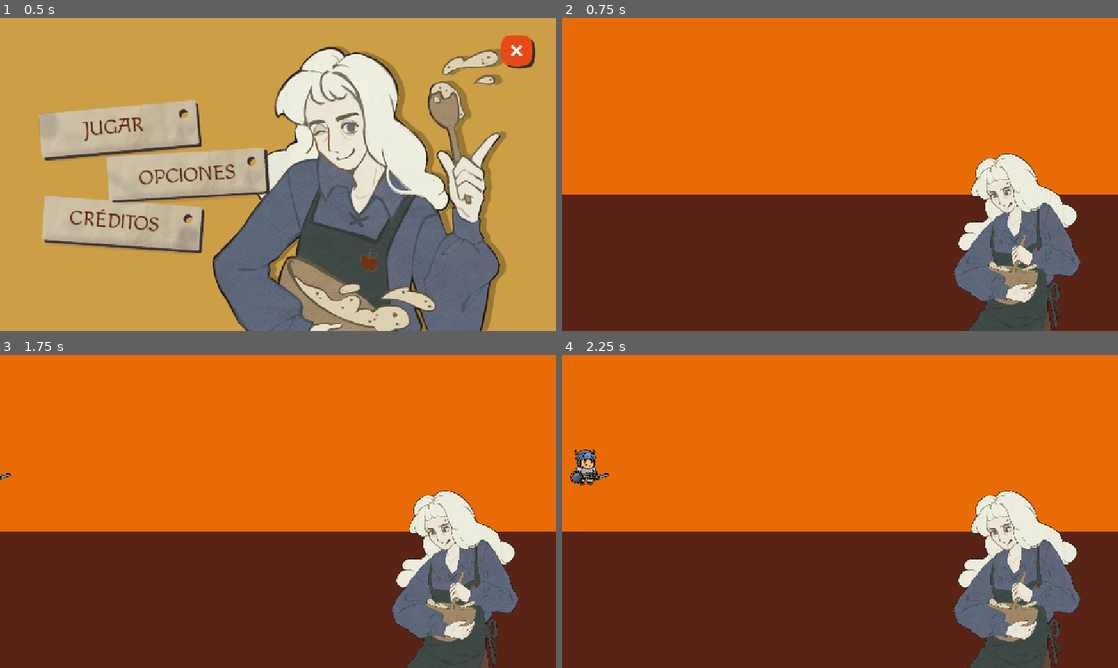
Above: before the commit, frames 1-4 (two rows, left to right).
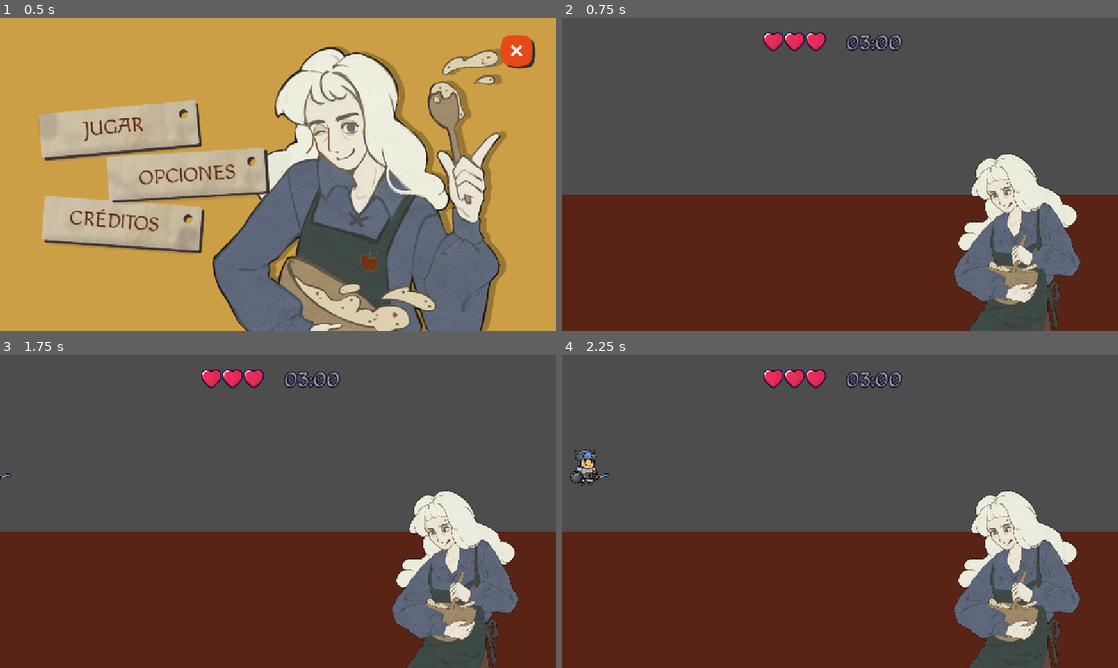
Above: after the commit, the same moments.

Repository: shiara0312/SandaGameJam2025
Game: Godot game, scene res://MainScene.tscn
Same seed, same stepped clock (60 frames per second), same inputs: the game is played once before the commit and once after it.
Inputs:
- Up to frame 1 (0.5 s): no input
- Up to frame 2 (0.75 s): click "JUGAR" at 0.5 s
- Up to frame 3 (1.75 s): tap Enter at 1.25 s
- Up to frame 4 (2.25 s): no input

Frame 1 is identical in both runs. In frame 2, 55% of the frame differs, in the area x 0-100%, y 0-57%; in frame 3, 55%; in frame 4, 55%.

Commit message:
feat: hud agregado con 3 vidas y 3 minutos

Diff:
--- a/sandagamejam/scenes/PastryLevel1.tscn
+++ b/sandagamejam/scenes/levels/PastryLevel1.tscn
@@ -1,9 +1,8 @@
-[gd_scene load_steps=5 format=3 uid="uid://c360ti54la3sr"]
+[gd_scene load_steps=4 format=3 uid="uid://c360ti54la3sr"]
 
-[ext_resource type="Script" uid="uid://bsj6xfu8y1qhc" path="res://scripts/levels/cafe_level_1.gd" id="1_74nrv"]
-[ext_resource type="Texture2D" uid="uid://gxf8kno1qwh3" path="res://assets/backgrounds/Cocina.png" id="2_dsxrl"]
-[ext_resource type="Texture2D" uid="uid://vfi4fs01bg4l" path="res://assets/backgrounds/Barra.png" id="3_mmns1"]
-[ext_resource type="Texture2D" uid="uid://b3vhhtxb4ksiu" path="res://assets/sprites/newtown/Newton_cocinando.png" id="4_mmns1"]
+[ext_resource type="Script" uid="uid://bsj6xfu8y1qhc" path="res://scripts/levels/cafe_level_1.gd" id="1_aov3q"]
+[ext_resource type="Texture2D" uid="uid://vfi4fs01bg4l" path="res://assets/backgrounds/Barra.png" id="2_g7lon"]
+[ext_resource type="Texture2D" uid="uid://b3vhhtxb4ksiu" path="res://assets/sprites/newtown/Newton_cocinando.png" id="3_xqapu"]
 
 [node name="PastryLevel1" type="Control"]
 layout_mode = 3
@@ -21,7 +20,6 @@
 anchor_bottom = 1.0
 grow_horizontal = 2
 grow_vertical = 2
-texture = ExtResource("2_dsxrl")
 
 [node name="Personajes" type="Node2D" parent="."]
 
@@ -30,14 +28,15 @@
 offset_top = 365.0
 offset_right = 1152.0
 offset_bottom = 648.0
-texture = ExtResource("3_mmns1")
+texture = ExtResource("2_g7lon")
 
 [node name="Newton" type="Sprite2D" parent="."]
 position = Vector2(943, 441)
 scale = Vector2(0.175, 0.175)
-texture = ExtResource("4_mmns1")
+texture = ExtResource("3_xqapu")
 
 [node name="MinijuegoLayer" type="CanvasLayer" parent="."]
 visible = false
 
 [node name="UILayer" type="CanvasLayer" parent="."]
+visible = false
--- /dev/null
+++ b/sandagamejam/scenes/ui/UILayer.tscn
@@ -0,0 +1,81 @@
+[gd_scene load_steps=7 format=3 uid="uid://bubpqw3sw6cvj"]
+
+[ext_resource type="Script" uid="uid://d0bteqdbb1gsl" path="res://scripts/ui_layer.gd" id="1_nbl3c"]
+[ext_resource type="Script" uid="uid://ty3s5g4vlkh6" path="res://scripts/ui/game_hud.gd" id="2_namiw"]
+[ext_resource type="Texture2D" uid="uid://duniyo2px7i6w" path="res://assets/UI/heart_full.png" id="2_p1e30"]
+[ext_resource type="Texture2D" uid="uid://sh5qv0xi74q8" path="res://assets/UI/heart_empty.png" id="4_1xo4o"]
+[ext_resource type="FontFile" uid="uid://bvsvwfxvm3l51" path="res://assets/fonts/Macondo/Macondo-Regular.ttf" id="5_1xo4o"]
+
+[sub_resource type="LabelSettings" id="LabelSettings_6a45y"]
+line_spacing = 0.0
+font = ExtResource("5_1xo4o")
+font_size = 45
+font_color = Color(0.650724, 0.618739, 0.566123, 1)
+outline_size = 9
+outline_color = Color(0.0156863, 0.0156863, 0.211765, 1)
+
+[node name="UILayer" type="CanvasLayer"]
+layer = 10
+script = ExtResource("1_nbl3c")
+
+[node name="GameHUD" type="Control" parent="."]
+z_index = 10
+layout_mode = 3
+anchors_preset = 15
+anchor_right = 1.0
+anchor_bottom = 1.0
+grow_horizontal = 2
+grow_vertical = 2
+mouse_filter = 2
+script = ExtResource("2_namiw")
+full_heart = ExtResource("2_p1e30")
+empty_heart = ExtResource("4_1xo4o")
+
+[node name="HUDContainer" type="HBoxContainer" parent="GameHUD"]
+z_index = 10
+custom_minimum_size = Vector2(275, 50)
+layout_mode = 2
+offset_left = 416.5
+offset_top = 15.0
+offset_right = 703.5
+offset_bottom = 79.0
+grow_horizontal = 2
+grow_vertical = 2
+theme_override_constants/separation = 2
+
+[node name="Heart1" type="TextureRect" parent="GameHUD/HUDContainer"]
+z_index = 2
+custom_minimum_size = Vector2(42, 42)
+layout_mode = 2
+texture = ExtResource("2_p1e30")
+expand_mode = 1
+stretch_mode = 5
+
+[node name="Heart2" type="TextureRect" parent="GameHUD/HUDContainer"]
+z_index = 2
+custom_minimum_size = Vector2(42, 42)
+layout_mode = 2
+texture = ExtResource("2_p1e30")
+expand_mode = 1
+stretch_mode = 5
+
+[node name="Heart3" type="TextureRect" parent="GameHUD/HUDContainer"]
+z_index = 2
+custom_minimum_size = Vector2(42, 42)
+layout_mode = 2
+texture = ExtResource("2_p1e30")
+expand_mode = 1
+stretch_mode = 5
+
+[node name="Spacer" type="Control" parent="GameHUD/HUDContainer"]
+z_index = 2
+custom_minimum_size = Vector2(38, 0)
+layout_mode = 2
+
+[node name="TimerLabel" type="Label" parent="GameHUD/HUDContainer"]
+z_index = 2
+layout_mode = 2
+size_flags_vertical = 8
+text = "03:00"
+label_settings = SubResource("LabelSettings_6a45y")
+horizontal_alignment = 1
--- a/sandagamejam/scripts/customer/customer.gd
+++ b/sandagamejam/scripts/customer/customer.gd
@@ -15,7 +15,6 @@
 
 # Desde CafeLevel1:
 func move_to(target_position: Vector2) -> void:
-	print("move to.. ", target_position)
 	var dist := (target_position - position).length()
 	var tween = get_tree().create_tween()
 	tween.tween_property(self, "position", target_position, dist / speed)
--- a/sandagamejam/scripts/global_manager.gd
+++ b/sandagamejam/scripts/global_manager.gd
@@ -1,12 +1,27 @@
 extends Node
 
+var lives = 3
+var time_in_min = 3
 var is_game_started : bool = false
 var game_language : String = "es" # pueden ser "en", "fr".
 var customers_to_serve: Array = []
 var satisfied_customers: Array = []
 
+func _ready():
+	pass
+
 func start_game():
+	print("GAME HAS STARTED")
 	is_game_started = true
+
+	# Instanciamos UILayer solo después de cambiar a la escena de juego
+	_init_ui_after_scene_change()
+
+func _init_ui_after_scene_change():
+	var ui_layer_scene = preload("res://scenes/ui/UILayer.tscn")
+	var ui_layer_instance = ui_layer_scene.instantiate()
+	get_tree().root.call_deferred("add_child", ui_layer_instance)
+	ui_layer_instance.show_hud()
 
 #### Gestionar cola de clientes ####
 func initialize_customers(combos: Array):
--- a/sandagamejam/scripts/levels/cafe_level_1.gd
+++ b/sandagamejam/scripts/levels/cafe_level_1.gd
@@ -8,9 +8,7 @@
 var current_customer: Node2D = null
 var center_frac_x := 0.5 # 0.25 cuando se abra el minijuego
 
-
 var customer
-
 
 var original_viewport_size: Vector2
 
@@ -23,16 +21,12 @@
 # Escena del nivel base
 func _ready():
 	original_viewport_size = get_viewport().size
-	print("original_viewport_size-> ", original_viewport_size)
-	# detecta cambios de tamaño de ventana
-	#get_viewport().connect("size_changed", Callable(self, "_on_resize"))
 
 	# Cargar combinaciones y preparar cola
 	var universe_combinations := get_random_combinations(file_location, customer_count)
 	GlobalManager.initialize_customers(universe_combinations)
 
 	spawn_next_customer()
-	#print_combos(universe_combinations) # for debug
 	print("NIVEL 1 CARGADO") # for debug
 
 func spawn_next_customer():
@@ -51,14 +45,10 @@
 
 	# Calcular target X centrado tomando en cuenta el ancho del sprite
 	var viewport_width = get_viewport().size.x
-	var sprite_width = current_customer.sprite.texture.get_size().x * current_customer.sprite.scale.x
+
 	# Destino = centro horizontal considerando el ancho del sprite
 	var target_x = (viewport_width / 2)
 	var target_position = Vector2(target_x, get_viewport().size.y / 2) # 400
-	print("viewport_width ", viewport_width, "sprite width ", sprite_width)
-	print("target x", target_x)
-	#1000 200  -> 500 - 100
-	#400 + 200 + 400
 	current_customer.move_to(target_position)
 
 	# Guardar la posición relativa para resize
@@ -116,14 +106,6 @@
 
 #El personaje resuelve su estado.
 
-func _move_customer_to_center():
-	if not current_customer:
-		return
-	var screen_size = get_viewport().size
-	print("screen size ", screen_size)
-	var target = Vector2(screen_size.x * center_frac_x, screen_size.y / 2)
-	current_customer.move_to(target)
-
 # Nueva posición proporcional considerando el sprite
 func _on_viewport_resized():
 	if current_customer:
--- a/sandagamejam/scripts/main_scene.gd
+++ b/sandagamejam/scripts/main_scene.gd
@@ -9,7 +9,6 @@
 	set_button_labels()
 
 # TODO: Cuando se elige un idioma, llamar set_button_labels
-
 
 func set_button_labels() -> void:
 	# Seteando labels segun el idioma
@@ -40,19 +39,21 @@
 	else:
 		push_error("No se pudo abrir el archivo JSON.")
 
-
+func _init_ui_after_scene_change():
+	var ui_layer_scene = preload("res://scenes/ui/UILayer.tscn")
+	var ui_layer_instance = ui_layer_scene.instantiate()
+	get_tree().current_scene.add_child(ui_layer_instance)
+	ui_layer_instance.show_hud()
 
 func _on_jugar_pressed() -> void:
 	GlobalManager.start_game()
-	get_tree().change_scene_to_file("res://scenes/PastryLevel1.tscn")
+	get_tree().change_scene_to_file("res://scenes/levels/PastryLevel1.tscn")
 
 func _on_opciones_pressed() -> void:
 	print("OPCIONES fue presionado")
 
-
 func _on_creditos_pressed() -> void:
 	print("CREDITOS fue presionado")
 
-
 func _on_salir_pressed() -> void:
 	print("SALIR fue presionado")
--- /dev/null
+++ b/sandagamejam/scripts/ui/game_hud.gd
@@ -0,0 +1,27 @@
+extends Control
+
+@export var full_heart : Texture
+@export var empty_heart : Texture
+
+@onready var hearts = [$HUDContainer/Heart1, $HUDContainer/Heart2, $HUDContainer/Heart3]
+@onready var timer_label = $HUDContainer/TimerLabel
+
+var lives : int = GlobalManager.lives
+
+func set_lives(value: int):
+	print("setting lives")
+	lives = clamp(value, 0, lives)
+	for i in range(lives):
+		if i < lives:
+			hearts[i].texture = full_heart
+		else:
+			hearts[i].texture = empty_heart
+
+
+func lose_life():
+	set_lives(lives - 1)
+
+func set_timer(seconds: int):
+	var mins = int(seconds / 60)
+	var secs = int(seconds % 60)
+	timer_label.text = str(mins).pad_zeros(2) + ":" + str(secs).pad_zeros(2)
--- /dev/null
+++ b/sandagamejam/scripts/ui_layer.gd
@@ -0,0 +1,24 @@
+extends CanvasLayer
+
+@onready var game_hud : Control = null
+
+func _ready() -> void:
+	call_deferred("_init_hud")
+
+func _init_hud():
+	game_hud = get_node("GameHUD")
+	if game_hud:
+		game_hud.visible = false
+		print("<3 GameHUD SI encontrado")
+	else:
+		push_error("⚠️ GameHUD NO encontrado")
+
+func show_hud():
+	if not game_hud:
+		call_deferred("show_hud")  # espera a que esté inicializado
+		return
+	print("show hud fue llamado")
+	print("showing........")
+	game_hud.visible = true
+	game_hud.set_lives(GlobalManager.lives)
+	game_hud.set_timer(GlobalManager.time_in_min*60)
Binary file added: sandagamejam/assets/UI/heart_empty.png
Not shown, added: sandagamejam/assets/UI/heart_empty.png.import
Binary file added: sandagamejam/assets/UI/heart_full.png
Not shown, added: sandagamejam/assets/UI/heart_full.png.import
Not shown: 1 places in sandagamejam/scenes/levels/PastryLevel1.tscn that only renumber resources
Not shown, added: sandagamejam/scripts/ui/game_hud.gd.uid
Not shown, added: sandagamejam/scripts/ui_layer.gd.uid
